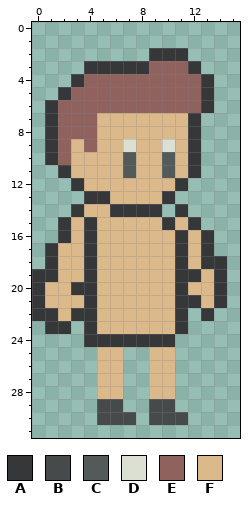
Pixel-art file -- 0023-character.aseprite. Above, as it was before the edit.
16x32 pixels, 1 frame.
Visible layers, top first: "Arms", "Shoes", "Legs", "Torso", "Hair", "Eyes", "Head".
Palette (. is transparent): A #353738  B #474a4b  C #545959  D #dce0d2  E #90625d  F #dcb98a
Pixels before, first column x 0:
 2 .........AAA...
 3 ....AAAAAEEEA..
 4 ...AEEEEEEEEEA.
 5 ..AEEEEEEEEEEA.
 6 .AEEEEEEEEEEEA.
 7 .AEEEFFFFFFFA..
 8 .AEEEFFFFFFFA..
 9 .AEFEFFDFFDFA..
10 .AEFFFFCFFCFA..
11 ..AFFFFCFFCFA..
12 ...AFFFFFFFA...
13 ....AAFFFFA....
14 ...AFFAAAA.A...
15 ..AFAFFFFFAFA..
16 ..AFAFFFFFFAFA.
17 .AFFAFFFFFFAFA.
18 .AFFAFFFFFFAFAA
19 AAFFAFFFFFFAAFA
20 AFFAAFFFFFFAFFA
21 AFFFAFFFFFFAAFA
22 AAFAAFFFFFFA.A.
23 .AA.AFFFFFFA...
24 ....AAAAAAA....
25 .....FF..FF....
26 .....FF..FF....
27 .....FF..FF....
28 .....FF..FF....
29 .....BB..BB....
30 .....BBB.BBB...
The result:
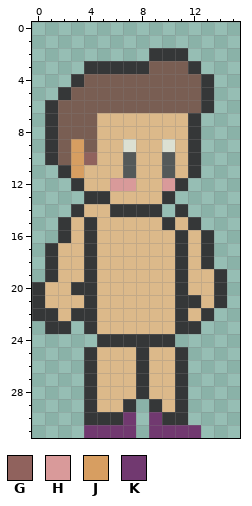
Colours new in this view: G #90625d  H #d99a9a  J #d79e61  K #713970
Changes in this commit:
colour E: #90625d -> #795e53
Changed rows in their new state; - is a pixel that keeps its letter.
first column x 3:
 9 J-------
10 JG------
11 J-------
12 ---HH--H
first column x 0:
18 --------------.
19 .-----------F--
22 ------------F--
23 ------------A--
24 ----.----------
25 ----A--FA--A---
26 ----A--FA--A---
27 ----A--FA--A---
28 ----A--FA--A---
29 ----AFFA-AFA---
30 ----AAAK-KAA---
31 ----KKKK-KKKK--
Where, in picture pixels (left, top, right, bottom), the same in both pictures:
changed: (58, 61, 201, 191)
changed: (84, 256, 227, 438)
erased: (32, 269, 45, 282)
